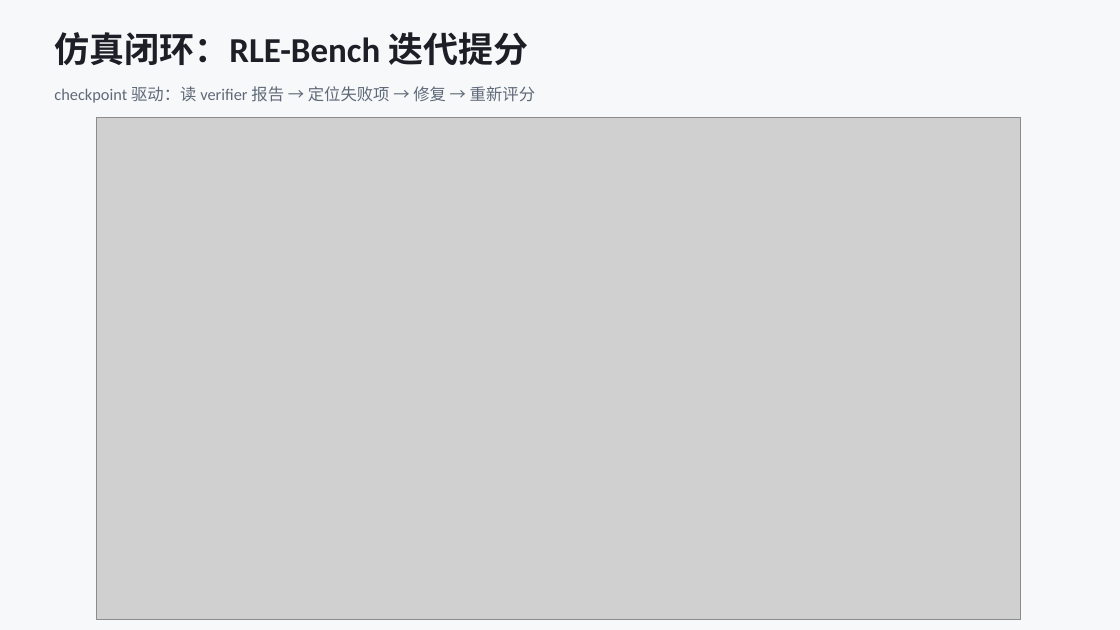
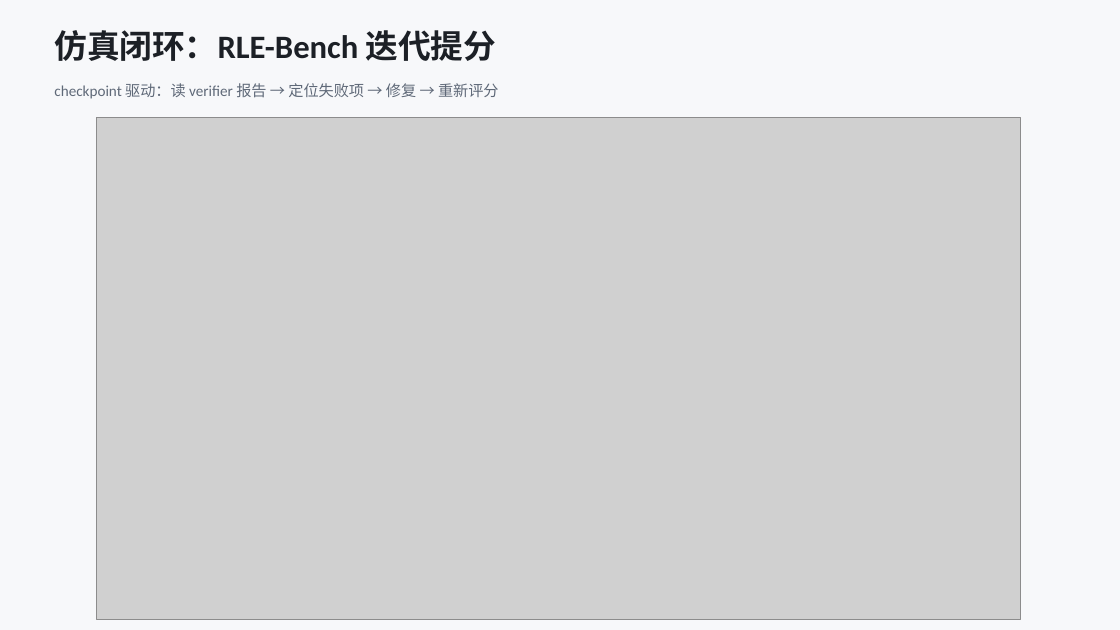
Before and after one commit to D-Robotics/moss, a slide deck: slide 5 of docs/ppt/moss-physical-closed-loop.pptx. Drawn at 1120x630 pixels with LibreOffice and Linux fonts; fonts in the diff are those of the drawing; grey boxes stand for pictures. Boxes give left, top, right and bottom in pixels: in the first picture for what was removed or moved away, otherwise in the second. Text is boxed around its words. In the diff, an @@ line names an element or a change of style, - is before the commit and + after.

```diff
--- a/docs/ppt/moss-physical-closed-loop.pptx
+++ b/docs/ppt/moss-physical-closed-loop.pptx
@@ text "仿真闭环：RLE-Bench 迭代提分" at box(54, 30, 497, 61): size 30 to 28 pt @@
@@ text "checkpoint 驱动：读 verifier 报告 → ..." at box(54, 83, 499, 99): size 14 to 13 pt @@
```
Also in this commit, not shown: 6 other slides changed, 3 slides added, 12 other files.
